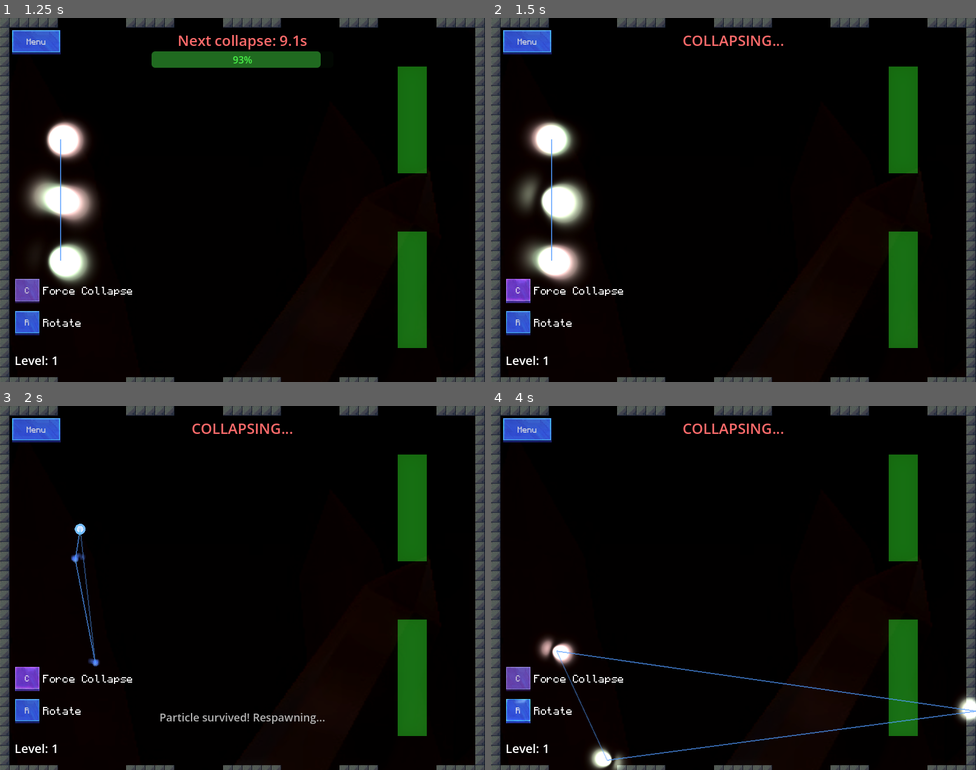
Above: before the commit, frames 1-4 (two rows, left to right).
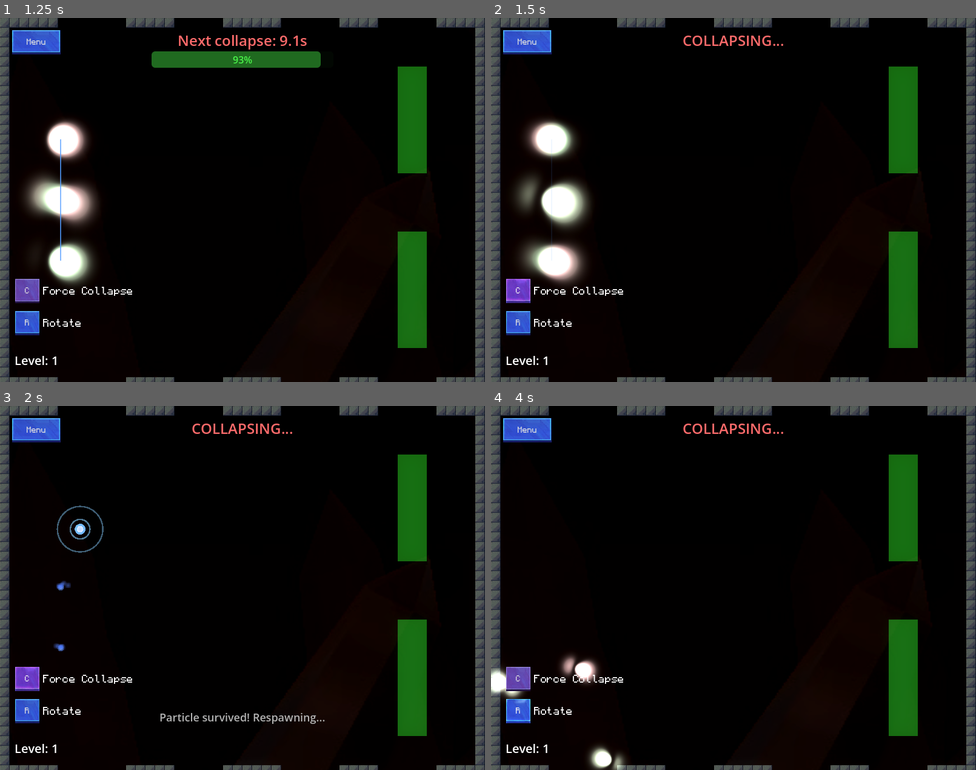
Above: after the commit, the same moments.

Repository: magnoint13/brinqo-2026
Game: Godot game, scene res://ui/MainMenu.tscn
The game is run twice, just before and just after one commit, with the same random seed, the same clock (stepped at 60 frames per second) and the same inputs. Sound files missing from this copy of the repository are replaced by a short silence.
Inputs:
- Up to frame 1 (1.25 s): click "Start" at 0.5 s
- Up to frame 2 (1.5 s): click "C" at 1.25 s
- Up to frame 3 (2 s): no input
- Up to frame 4 (4 s): click "R" at 2 s; hold D 2.78-3.53 s; hold R 2.78-3.53 s; hold Down from 3.53 s (still down); tap C at 3.6 s

Frame 1 is identical in both runs. In frame 2, less than 0.1% of the frame differs, in the area x 12-13%, y 33-67%; in frame 3, 0.5%; in frame 4, 2.0%, in the area x 0-100%, y 63-98%.

Commit message:
Arreglados bugs de vfx, añadido efecto gota en la particula correcta, ahora las particulas no escogidas no se reposicionan para no confundir al usuario, solo se desvanecen

Diff:
--- /dev/null
+++ b/resources/diffuminated.tres
@@ -0,0 +1,13 @@
+[gd_resource type="GradientTexture2D" format=3 uid="uid://bxrphi117sqmw"]
+
+[sub_resource type="Gradient" id="Gradient_glow"]
+colors = PackedColorArray(1, 1, 1, 1, 1, 1, 1, 0)
+
+[resource]
+gradient = SubResource("Gradient_glow")
+width = 128
+height = 128
+fill = 1
+fill_from = Vector2(0.4869565, 0.49565217)
+fill_to = Vector2(0.6, 0.3)
+metadata/_snap_enabled = true
--- /dev/null
+++ b/scripts/RippleEffect.gd
@@ -0,0 +1,91 @@
+extends Node2D
+
+# RippleEffect - Creates expanding concentric rings at a position
+# Spawn this at the target position, it auto-deletes when done
+
+@export var ring_count: int = 3
+@export var ring_color: Color = Color(0.5, 0.8, 1.0, 0.6)  # Light blue
+@export var max_radius: float = 120.0
+@export var start_radius: float = 10.0
+@export var expand_duration: float = 0.6
+@export var spawn_delay: float = 0.1
+@export var line_width: float = 2.5
+
+var rings: Array[Line2D] = []
+var spawn_timer: float = 0.0
+var rings_spawned: int = 0
+var total_duration: float
+
+func _ready():
+	total_duration = (ring_count - 1) * spawn_delay + expand_duration + 0.1
+
+	# Auto-cleanup after effect completes
+	await get_tree().create_timer(total_duration).timeout
+	queue_free()
+
+func _process(delta):
+	# Spawn rings with delay
+	if rings_spawned < ring_count:
+		spawn_timer += delta
+		if spawn_timer >= spawn_delay or rings_spawned == 0:
+			spawn_ring()
+			spawn_timer = 0.0
+
+func spawn_ring():
+	var ring = Line2D.new()
+	ring.width = line_width
+	ring.default_color = ring_color
+	ring.antialiased = true
+	ring.z_index = 10
+
+	# Create circle points
+	var points = []
+	var segments = 32
+	for i in range(segments + 1):
+		var angle = (float(i) / segments) * TAU
+		points.append(Vector2(cos(angle), sin(angle)) * start_radius)
+	ring.points = points
+
+	add_child(ring)
+	rings.append(ring)
+	rings_spawned += 1
+
+	# Animate the ring expanding and fading
+	var tween = create_tween()
+
+	# Expand radius
+	tween.parallel().tween_method(
+		func(radius): update_ring_radius(ring, radius),
+		start_radius,
+		max_radius,
+		expand_duration
+	)
+
+	# Fade out alpha
+	var start_color = ring_color
+	var end_color = ring_color
+	end_color.a = 0.0
+
+	tween.parallel().tween_method(
+		func(color): ring.default_color = color,
+		start_color,
+		end_color,
+		expand_duration
+	)
+
+	# Cleanup individual ring after animation
+	tween.tween_callback(func():
+		if is_instance_valid(ring):
+			ring.queue_free()
+	)
+
+func update_ring_radius(ring: Line2D, radius: float):
+	if not is_instance_valid(ring):
+		return
+
+	var points = []
+	var segments = 32
+	for i in range(segments + 1):
+		var angle = (float(i) / segments) * TAU
+		points.append(Vector2(cos(angle), sin(angle)) * radius)
+	ring.points = points
--- a/scripts/main.gd
+++ b/scripts/main.gd
@@ -130,6 +130,9 @@
 
 	is_processing_collapse = true
 
+	# Fade out connection lines immediately
+	particles_node.fade_out_lines(0.2)
+
 	# Get movement direction for wave collapse bias
 	var direction = particles_node.last_movement_direction
 	if direction == Vector2.ZERO:
@@ -145,21 +148,17 @@
 	# Wait for wave animation
 	await get_tree().create_timer(0.25).timeout
 
-	# PHASE 2: Generate random positions for all particles
-	var new_positions = []
-	for particle in all_particles:
-		if is_instance_valid(particle):
-			var new_pos = particle.generate_random_pos(direction)
-			new_positions.append(new_pos)
-			particle.global_position = new_pos
-		else:
-			new_positions.append(Vector2.ZERO)
-
-	# PHASE 3: Pick survivor from new positions
+	# PHASE 2: Pick survivor first, then only move the survivor
 	var survivor_index = randi() % all_particles.size()
 	var survivor = all_particles[survivor_index]
 
-	# PHASE 4: Animate all particles to particle state
+	# Only generate random position for the survivor particle
+	if is_instance_valid(survivor):
+		var new_pos = survivor.generate_random_pos(direction)
+		survivor.global_position = new_pos
+	# Non-survivor particles stay at their current positions (no movement)
+
+	# PHASE 3: Animate all particles to particle state
 	for particle in all_particles:
 		if is_instance_valid(particle):
 			particle.to_particle_animated()
@@ -167,18 +166,23 @@
 	# Wait for particle animation
 	await get_tree().create_timer(0.25).timeout
 
-	# PHASE 5: Dissolve non-survivors
+	# PHASE 4: Dissolve non-survivors
 	for i in range(all_particles.size()):
 		if i != survivor_index and is_instance_valid(all_particles[i]):
 			dissolve_particle(all_particles[i])
 
-	# PHASE 6: Stabilize survivor and start auto-revert timer
+	# PHASE 5: Stabilize survivor and start auto-revert timer
 	if is_instance_valid(survivor):
 		stabilize_particle(survivor)
 		# Start auto-revert timer (2 seconds to revert to wave state)
 		var timer = survivor.get_node("CollapsedTimer")
 		if timer:
 			timer.start()
+
+		# Spawn ripple effect at survivor's position
+		var ripple = preload("res://scripts/RippleEffect.gd").new()
+		ripple.position = survivor.global_position
+		add_child(ripple)
 
 	screen_shake(2.0, 0.2)
 
@@ -213,6 +217,9 @@
 			# Clean up dissolved particles and respawn
 			particles_node.respawn_after_collapse(survivor)
 
+			# Fade in connection lines after respawn
+			particles_node.fade_in_lines(0.5)
+
 			# Clear status after delay
 			await get_tree().create_timer(1.0).timeout
 			if not game_over and not game_won:
--- a/scripts/particles_container.gd
+++ b/scripts/particles_container.gd
@@ -36,6 +36,22 @@
 	connection_lines.antialiased = true
 	connection_lines.z_index = 5
 	add_child(connection_lines)
+
+func fade_out_lines(duration: float = 0.2):
+	if connection_lines:
+		var tween = create_tween()
+		tween.tween_method(_set_lines_alpha, 0.4, 0.0, duration)
+
+func fade_in_lines(duration: float = 0.5):
+	if connection_lines:
+		var tween = create_tween()
+		tween.tween_method(_set_lines_alpha, 0.0, 0.4, duration)
+
+func _set_lines_alpha(alpha: float):
+	if connection_lines:
+		var color = connection_lines.default_color
+		color.a = alpha
+		connection_lines.default_color = color
 
 
 	#var spawn_positions: Array[Vector2] = []
